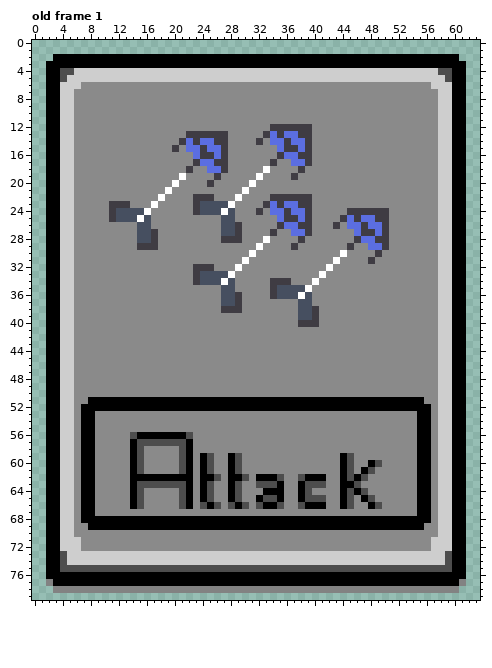
Pixel-art file -- Asepirtes/powerup_pick.aseprite. That is the earlier state.
64x80 pixels, 3 frames. Colours within 5 levels of each other are drawn and written as one. Shown: old frame 1.
New version:
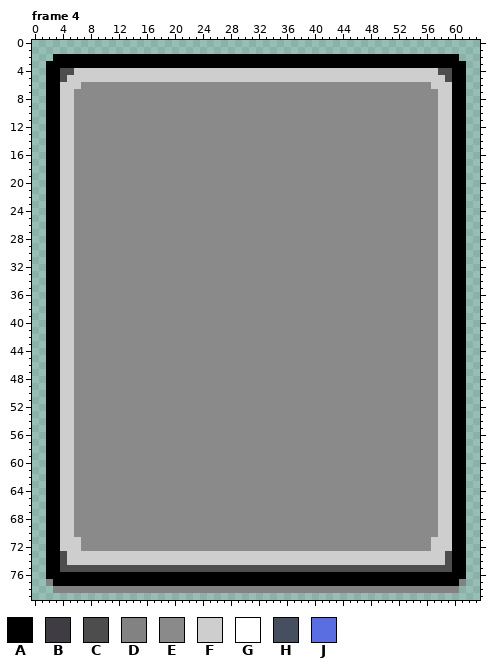
Palette (. is transparent): A #000000  B #3f3c43  C #4d4d4d  D #828282  E #8a8a8a  F #cecece  G #ffffff  H #464f60  J #5b6ee1
A new or re-ordered frame is compared with the old frame closest to it.
The exact change:
frames 3 -> 4
Changed rows in their new state; - is an unchanged pixel.
Frame 4 is new; against old frame 1:
first column x 11:
12 -----------------------EEEEEE-----------
13 -----------EEEEEE-----EEEEEEE-----------
14 ----------EEEEEEE----E-EEEEEE-----------
15 ---------E-EEEEEE-------EEEEE-----------
16 ------------EEEEE-------EEEEE-----------
17 ------------EEEEE------E--EEE-----------
18 -----------E--EEE-----E----E------------
19 ----------E----E-----E----E-------------
20 ---------E----E-----E-------------------
21 --------E----------E--------------------
22 -------E----EEE---E----EEEEEE-----------
23 EEE---E-----EEEEEE----EEEEEEE-----------
24 EEEEEE------EEEEEE---E-EEEEEE-----EEEEEE
25 EEEEEE----------EE------EEEEE----EEEEEEE
26 ----EE----------EEE-----EEEEE---E-EEEEEE
27 ----EEE---------EEE----E--EEE------EEEEE
28 ----EEE---------EEE---E----E-------EEEEE
29 ----EEE--------------E----E-------E--EEE
30 --------------------E------------E----E-
31 -------------------E------------E----E--
32 ------------EEE---E------------E--------
33 ------------EEEEEE------------E---------
34 ------------EEEEEE-----EEE---E----------
35 ----------------EE-----EEEEEE-----------
36 ----------------EEE----EEEEEE-----------
37 ----------------EEE--------EE-----------
38 ----------------EEE--------EEE----------
39 ---------------------------EEE----------
40 ---------------------------EEE----------
first column x 7:
51 -EEEEEEEEEEEEEEEEEEEEEEEEEEEEEEEEEEEEEEEEEEEEEEEE-
52 EEEEEEEEEEEEEEEEEEEEEEEEEEEEEEEEEEEEEEEEEEEEEEEEEE
53 EE----------------------------------------------EE
54 EE----------------------------------------------EE
55 EE----------------------------------------------EE
56 EE-----EEEEEEEEE--------------------------------EE
57 EE-----EEEEEEEEE--------------------------------EE
58 EE-----EE-----EE--------------------------------EE
59 EE-----EE-----EE-EE--EE--------------EE---------EE
60 EE-----EE-----EE-EE--EE--------------EE--EE-----EE
61 EE-----EE-----EE-EE--EE--------------EE-EE------EE
62 EE-----EEEEEEEEE-EEE-EEE-EEEE--EEEE--EEEE-------EE
63 EE-----EEEEEEEEE-EE--EE--EEEE--EEEE--EEE--------EE
64 EE-----EE-----EE-EE--EE---EEE--EE----EEEE-------EE
65 EE-----EE-----EE-EE--EE--EEEE--EEEE--EE-EE------EE
66 EE-----EE-----EE-EEE-EEE-EEEE--EEEE--EE--EE-----EE
67 EE----------------------------------------------EE
68 EEEEEEEEEEEEEEEEEEEEEEEEEEEEEEEEEEEEEEEEEEEEEEEEEE
69 -EEEEEEEEEEEEEEEEEEEEEEEEEEEEEEEEEEEEEEEEEEEEEEEE-
Boxes around the changes in both pictures, in picture pixels (x1, y1, x2, y2):
changed: (109, 124, 389, 327)
changed: (81, 397, 431, 530)
